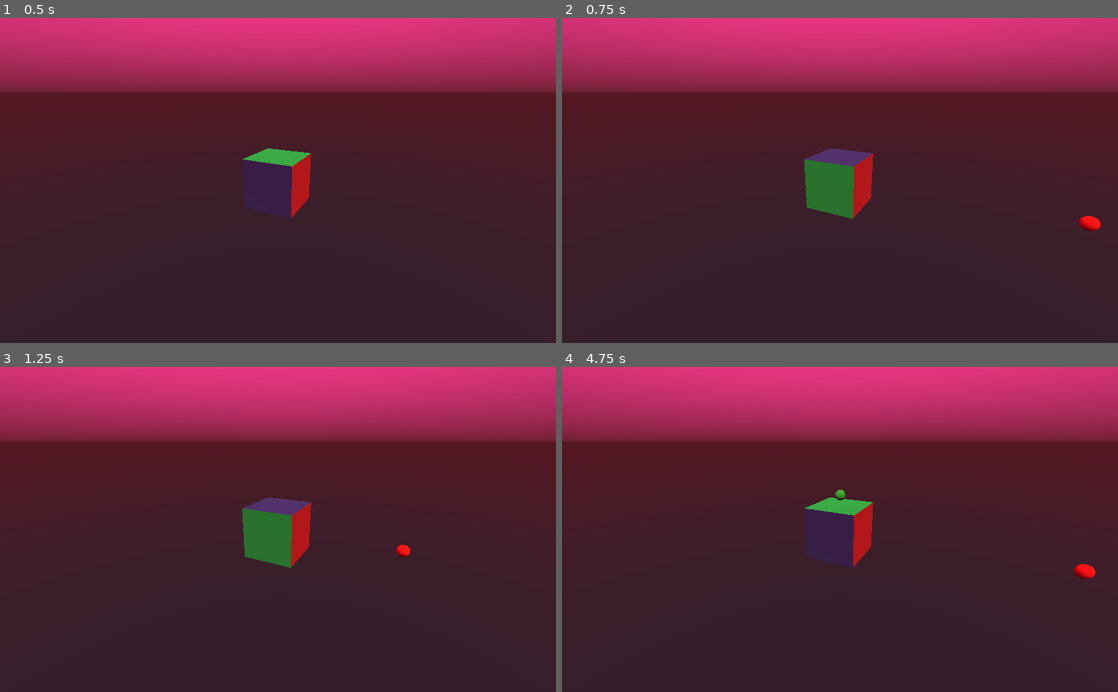
Above: before the commit, frames 1-4 (two rows, left to right).
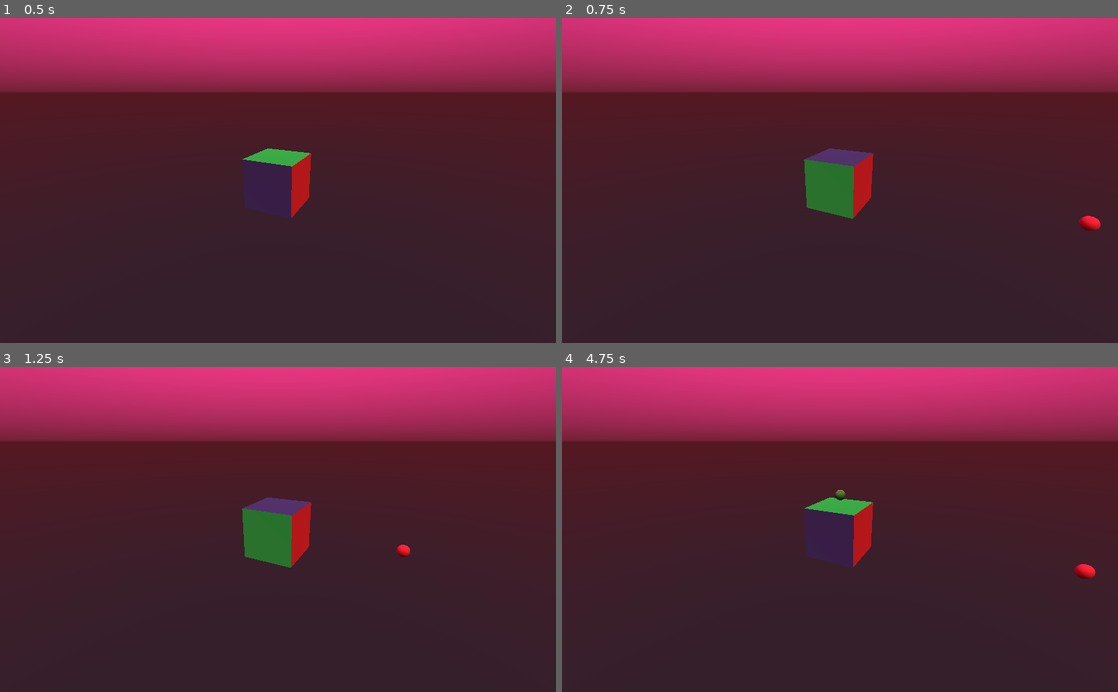
Above: after the commit, the same moments.

Repository: ajweeks/droplet_jam_01
Game: Godot game, scene res://scenes/main_scene.tscn
Two runs of this game, one before a commit and one after it. Both use one fixed random seed, a clock stepped at 60 frames per second and the inputs below.
Inputs:
- Up to frame 1 (0.5 s): no input
- Up to frame 2 (0.75 s): tap Enter at 0.5 s; hold S (rotate_x_neg) from 0.53 s (still down)
- Up to frame 3 (1.25 s): keep holding S (rotate_x_neg)
- Up to frame 4 (4.75 s): release S (rotate_x_neg) at 1.28 s; tap W (rotate_x_pos) at 1.35 s; hold D (rotate_y_neg) 2.03-2.78 s; tap A (rotate_y_pos) at 2.85 s; hold E (rotate_z_neg) 3.53-4.28 s; tap Q (rotate_z_pos) at 4.35 s

Frame 1 is identical in both runs. In frame 2, 0.1% of the frame differs, in the area x 93-97%, y 60-66%; in frame 3, less than 0.1%; in frame 4, 0.2%, in the area x 49-96%, y 37-65%.

Commit message:
Fix lag by instead modifying material overrides

Diff:
--- a/materials/mat_blue.tres
+++ /dev/null
@@ -1,4 +0,0 @@
-[gd_resource type="SpatialMaterial" format=2]
-
-[resource]
-albedo_color = Color( 0.0823529, 0.0588235, 0.866667, 1 )
--- a/materials/mat_green.tres
+++ /dev/null
@@ -1,4 +0,0 @@
-[gd_resource type="SpatialMaterial" format=2]
-
-[resource]
-albedo_color = Color( 0.188235, 0.807843, 0.227451, 1 )
--- a/materials/mat_red.tres
+++ /dev/null
@@ -1,4 +0,0 @@
-[gd_resource type="SpatialMaterial" format=2]
-
-[resource]
-albedo_color = Color( 0.898039, 0.0784314, 0.0784314, 1 )
--- a/project.godot
+++ b/project.godot
@@ -29,6 +29,10 @@
 config/name="droplet_jam_01"
 run/main_scene="res://scenes/main_scene.tscn"
 config/icon="res://icon.png"
+
+[display]
+
+window/vsync/use_vsync=false
 
 [input]
 
--- a/scenes/projectile.tscn
+++ b/scenes/projectile.tscn
@@ -1,13 +1,15 @@
 [gd_scene load_steps=5 format=2]
 
-[ext_resource path="res://materials/mat_red.tres" type="Material" id=1]
 [ext_resource path="res://scripts/projectile.gd" type="Script" id=2]
 
 [sub_resource type="SphereMesh" id=1]
 radius = 0.1
 height = 0.2
 
-[sub_resource type="SphereShape" id=2]
+[sub_resource type="SpatialMaterial" id=2]
+albedo_color = Color( 0.145098, 0.54902, 0.172549, 1 )
+
+[sub_resource type="SphereShape" id=3]
 radius = 0.1
 
 [node name="Projectile" type="Spatial"]
@@ -15,7 +17,7 @@
 
 [node name="projectile_mesh" type="CSGMesh" parent="."]
 mesh = SubResource( 1 )
-material = ExtResource( 1 )
+material = SubResource( 2 )
 
 [node name="projectile_rb" type="RigidBody" parent="."]
 collision_mask = 2
--- a/scripts/projectile.gd
+++ b/scripts/projectile.gd
@@ -1,16 +1,18 @@
 extends Spatial
 
 var move_speed := 3.0
-var color := 0 # 0, 1, 2 => r, g, b
+var color := -1 # 0, 1, 2 => r, g, b
 
-onready var mesh := $projectile_mesh
+onready var mesh := $projectile_mesh as CSGMesh
 onready var game := get_tree().get_current_scene() as main_game
 
-onready var mat_red := load("res://materials/mat_red.tres")
-onready var mat_green := load("res://materials/mat_green.tres")
-onready var mat_blue := load("res://materials/mat_blue.tres")
+var red =   Color("#c02929")
+var green = Color("#258c2c")
+var blue =  Color("#1510b3")
 
 func _ready():
+	mesh.material_override = SpatialMaterial.new()
+	mesh.material_override.roughness = 0.0
 	set_color(0)
 
 func _process(delta):
@@ -23,9 +25,11 @@
 	game.onProjectileHit(self, cube.axis, cube.index)
 
 func set_color(inColor):
+	if color == inColor:
+		return
 	color = inColor
 	match inColor:
-		0: mesh.material = mat_red
-		1: mesh.material = mat_green
-		2: mesh.material = mat_blue
+		0: mesh.material_override.albedo_color = red;
+		1: mesh.material_override.albedo_color = green;
+		2: mesh.material_override.albedo_color = blue;
 		_: printerr("invalid color")
Not shown: 1 places in scenes/projectile.tscn that only renumber resources
